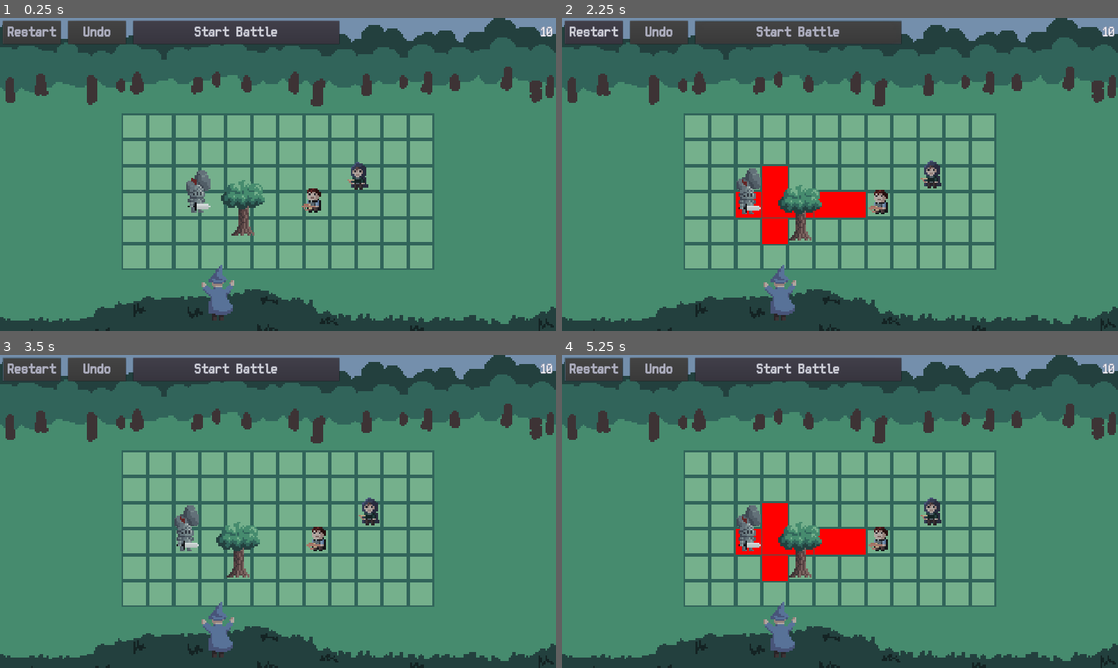
Above: before the commit, frames 1-4 (two rows, left to right).
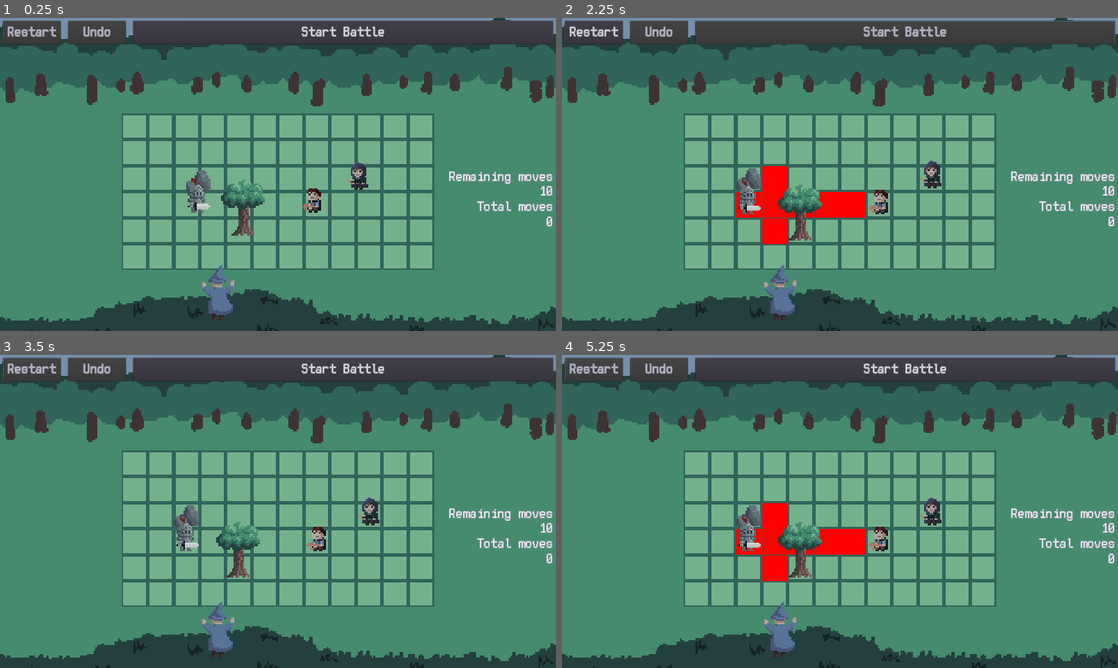
Above: after the commit, the same moments.

Repository: evamb/minijam87
Game: Godot game, scene res://Main.tscn
Two runs of this game, one before a commit and one after it. Both use one fixed random seed, a clock stepped at 60 frames per second and the inputs below. The engine's default icon, where the game draws it, is replaced by a stand-in: a white triangle on a blue panel in a dark square.
Inputs (mouse positions are in pixels of both pictures, inside the frame that each line leads up to):
- Up to frame 1 (0.25 s): no input
- Up to frame 2 (2.25 s): click "Start Battle" at 0.5 s; click "Restart" at 1.25 s; click "Start Battle" at 2 s
- Up to frame 3 (3.5 s): click "Restart" at 2.75 s
- Up to frame 4 (5.25 s): click "Start Battle" at 3.5 s; click "Restart" at 4.25 s; tap Enter (ui_accept) at 5 s; move the mouse to (962, 495) at 5.02 s; click (962, 495) at 5.1 s

The runs differ from the first frame. In frame 1, 2.8% of the frame differs, in the area x 35-100%, y 0-67%; in frame 2, 3.3%; in frame 3, 2.8%; in frame 4, 2.8%.

Commit message:
moves label

Diff:
--- a/Globals.gd
+++ b/Globals.gd
@@ -1,4 +1,17 @@
 extends Node
+
+var _used_mana = {}
+
+
+func set_used_mana(level: int, mana: int) -> void:
+	_used_mana[level] = mana
+
+
+func get_used_mana() -> int:
+	var sum = 0
+	for mana in _used_mana.values():
+		sum += mana
+	return sum
 
 
 func calc_hit_cells(start_cell_pos: Vector2, target_cells: Array, direction: int) -> Array:
--- a/Main.tscn
+++ b/Main.tscn
@@ -32,77 +32,62 @@
 }
 
 [node name="GridCell" parent="Grid" instance=ExtResource( 3 )]
-modulate = Color( 1, 1, 1, 0 )
 position = Vector2( -495, -225 )
 scale = Vector2( 1.375, 1.375 )
 
 [node name="GridCell2" parent="Grid" instance=ExtResource( 3 )]
-modulate = Color( 1, 1, 1, 0 )
 position = Vector2( -495, -135 )
 scale = Vector2( 1.375, 1.375 )
 
 [node name="GridCell3" parent="Grid" instance=ExtResource( 3 )]
-modulate = Color( 1, 1, 1, 0 )
 position = Vector2( -495, -45 )
 scale = Vector2( 1.375, 1.375 )
 
 [node name="GridCell4" parent="Grid" instance=ExtResource( 3 )]
-modulate = Color( 1, 1, 1, 0 )
 position = Vector2( -495, 45 )
 scale = Vector2( 1.375, 1.375 )
 
 [node name="GridCell5" parent="Grid" instance=ExtResource( 3 )]
-modulate = Color( 1, 1, 1, 0 )
 position = Vector2( -495, 135 )
 scale = Vector2( 1.375, 1.375 )
 
 [node name="GridCell6" parent="Grid" instance=ExtResource( 3 )]
-modulate = Color( 1, 1, 1, 0 )
 position = Vector2( -495, 225 )
 scale = Vector2( 1.375, 1.375 )
 
 [node name="GridCell7" parent="Grid" instance=ExtResource( 3 )]
-modulate = Color( 1, 1, 1, 0 )
 position = Vector2( -405, -225 )
 scale = Vector2( 1.375, 1.375 )
 
 [node name="GridCell8" parent="Grid" instance=ExtResource( 3 )]
-modulate = Color( 1, 1, 1, 0 )
 position = Vector2( -405, -135 )
 scale = Vector2( 1.375, 1.375 )
 
 [node name="GridCell9" parent="Grid" instance=ExtResource( 3 )]
-modulate = Color( 1, 1, 1, 0 )
 position = Vector2( -405, -45 )
 scale = Vector2( 1.375, 1.375 )
 
 [node name="GridCell10" parent="Grid" instance=ExtResource( 3 )]
-modulate = Color( 1, 1, 1, 0 )
 position = Vector2( -405, 45 )
 scale = Vector2( 1.375, 1.375 )
 
 [node name="GridCell11" parent="Grid" instance=ExtResource( 3 )]
-modulate = Color( 1, 1, 1, 0 )
 position = Vector2( -405, 135 )
 scale = Vector2( 1.375, 1.375 )
 
 [node name="GridCell12" parent="Grid" instance=ExtResource( 3 )]
-modulate = Color( 1, 1, 1, 0 )
 position = Vector2( -405, 225 )
 scale = Vector2( 1.375, 1.375 )
 
 [node name="GridCell13" parent="Grid" instance=ExtResource( 3 )]
-modulate = Color( 1, 1, 1, 0 )
 position = Vector2( -315, -225 )
 scale = Vector2( 1.375, 1.375 )
 
 [node name="GridCell14" parent="Grid" instance=ExtResource( 3 )]
-modulate = Color( 1, 1, 1, 0 )
 position = Vector2( -315, -135 )
 scale = Vector2( 1.375, 1.375 )
 
 [node name="GridCell15" parent="Grid" instance=ExtResource( 3 )]
-modulate = Color( 1, 1, 1, 0 )
 position = Vector2( -315, -45 )
 scale = Vector2( 1.375, 1.375 )
 
@@ -110,7 +95,6 @@
 position = Vector2( -315, -45 )
 
 [node name="GridCell16" parent="Grid" instance=ExtResource( 3 )]
-modulate = Color( 1, 1, 1, 0 )
 position = Vector2( -315, 45 )
 scale = Vector2( 1.375, 1.375 )
 
@@ -119,67 +103,54 @@
 z_index = 1
 
 [node name="GridCell17" parent="Grid" instance=ExtResource( 3 )]
-modulate = Color( 1, 1, 1, 0 )
 position = Vector2( -315, 135 )
 scale = Vector2( 1.375, 1.375 )
 
 [node name="GridCell18" parent="Grid" instance=ExtResource( 3 )]
-modulate = Color( 1, 1, 1, 0 )
 position = Vector2( -315, 225 )
 scale = Vector2( 1.375, 1.375 )
 
 [node name="GridCell19" parent="Grid" instance=ExtResource( 3 )]
-modulate = Color( 1, 1, 1, 0 )
 position = Vector2( -225, -225 )
 scale = Vector2( 1.375, 1.375 )
 
 [node name="GridCell20" parent="Grid" instance=ExtResource( 3 )]
-modulate = Color( 1, 1, 1, 0 )
 position = Vector2( -225, -135 )
 scale = Vector2( 1.375, 1.375 )
 
 [node name="GridCell21" parent="Grid" instance=ExtResource( 3 )]
-modulate = Color( 1, 1, 1, 0 )
 position = Vector2( -225, -45 )
 scale = Vector2( 1.375, 1.375 )
 
 [node name="GridCell22" parent="Grid" instance=ExtResource( 3 )]
-modulate = Color( 1, 1, 1, 0 )
 position = Vector2( -225, 45 )
 scale = Vector2( 1.375, 1.375 )
 
 [node name="GridCell23" parent="Grid" instance=ExtResource( 3 )]
-modulate = Color( 1, 1, 1, 0 )
 position = Vector2( -225, 135 )
 scale = Vector2( 1.375, 1.375 )
 
 [node name="GridCell24" parent="Grid" instance=ExtResource( 3 )]
-modulate = Color( 1, 1, 1, 0 )
 position = Vector2( -225, 225 )
 scale = Vector2( 1.375, 1.375 )
 
 [node name="GridCell25" parent="Grid" instance=ExtResource( 3 )]
-modulate = Color( 1, 1, 1, 0 )
 position = Vector2( -135, -225 )
 scale = Vector2( 1.375, 1.375 )
 
 [node name="GridCell26" parent="Grid" instance=ExtResource( 3 )]
-modulate = Color( 1, 1, 1, 0 )
 position = Vector2( -135, -135 )
 scale = Vector2( 1.375, 1.375 )
 
 [node name="GridCell27" parent="Grid" instance=ExtResource( 3 )]
-modulate = Color( 1, 1, 1, 0 )
 position = Vector2( -135, -45 )
 scale = Vector2( 1.375, 1.375 )
 
 [node name="GridCell28" parent="Grid" instance=ExtResource( 3 )]
-modulate = Color( 1, 1, 1, 0 )
 position = Vector2( -135, 45 )
 scale = Vector2( 1.375, 1.375 )
 
 [node name="GridCell29" parent="Grid" instance=ExtResource( 3 )]
-modulate = Color( 1, 1, 1, 0 )
 position = Vector2( -135, 135 )
 scale = Vector2( 1.375, 1.375 )
 
@@ -187,87 +158,70 @@
 position = Vector2( -135, 135 )
 
 [node name="GridCell30" parent="Grid" instance=ExtResource( 3 )]
-modulate = Color( 1, 1, 1, 0 )
 position = Vector2( -135, 225 )
 scale = Vector2( 1.375, 1.375 )
 
 [node name="GridCell31" parent="Grid" instance=ExtResource( 3 )]
-modulate = Color( 1, 1, 1, 0 )
 position = Vector2( -45, -225 )
 scale = Vector2( 1.375, 1.375 )
 
 [node name="GridCell32" parent="Grid" instance=ExtResource( 3 )]
-modulate = Color( 1, 1, 1, 0 )
 position = Vector2( -45, -135 )
 scale = Vector2( 1.375, 1.375 )
 
 [node name="GridCell33" parent="Grid" instance=ExtResource( 3 )]
-modulate = Color( 1, 1, 1, 0 )
 position = Vector2( -45, -45 )
 scale = Vector2( 1.375, 1.375 )
 
 [node name="GridCell34" parent="Grid" instance=ExtResource( 3 )]
-modulate = Color( 1, 1, 1, 0 )
 position = Vector2( -45, 45 )
 scale = Vector2( 1.375, 1.375 )
 
 [node name="GridCell35" parent="Grid" instance=ExtResource( 3 )]
-modulate = Color( 1, 1, 1, 0 )
 position = Vector2( -45, 135 )
 scale = Vector2( 1.375, 1.375 )
 
 [node name="GridCell36" parent="Grid" instance=ExtResource( 3 )]
-modulate = Color( 1, 1, 1, 0 )
 position = Vector2( -45, 225 )
 scale = Vector2( 1.375, 1.375 )
 
 [node name="GridCell37" parent="Grid" instance=ExtResource( 3 )]
-modulate = Color( 1, 1, 1, 0 )
 position = Vector2( 45, -225 )
 scale = Vector2( 1.375, 1.375 )
 
 [node name="GridCell38" parent="Grid" instance=ExtResource( 3 )]
-modulate = Color( 1, 1, 1, 0 )
 position = Vector2( 45, -135 )
 scale = Vector2( 1.375, 1.375 )
 
 [node name="GridCell39" parent="Grid" instance=ExtResource( 3 )]
-modulate = Color( 1, 1, 1, 0 )
 position = Vector2( 45, -45 )
 scale = Vector2( 1.375, 1.375 )
 
 [node name="GridCell40" parent="Grid" instance=ExtResource( 3 )]
-modulate = Color( 1, 1, 1, 0 )
 position = Vector2( 45, 45 )
 scale = Vector2( 1.375, 1.375 )
 
 [node name="GridCell41" parent="Grid" instance=ExtResource( 3 )]
-modulate = Color( 1, 1, 1, 0 )
 position = Vector2( 45, 135 )
 scale = Vector2( 1.375, 1.375 )
 
 [node name="GridCell42" parent="Grid" instance=ExtResource( 3 )]
-modulate = Color( 1, 1, 1, 0 )
 position = Vector2( 45, 225 )
 scale = Vector2( 1.375, 1.375 )
 
 [node name="GridCell43" parent="Grid" instance=ExtResource( 3 )]
-modulate = Color( 1, 1, 1, 0 )
 position = Vector2( 135, -225 )
 scale = Vector2( 1.375, 1.375 )
 
 [node name="GridCell44" parent="Grid" instance=ExtResource( 3 )]
-modulate = Color( 1, 1, 1, 0 )
 position = Vector2( 135, -135 )
 scale = Vector2( 1.375, 1.375 )
 
 [node name="GridCell45" parent="Grid" instance=ExtResource( 3 )]
-modulate = Color( 1, 1, 1, 0 )
 position = Vector2( 135, -45 )
 scale = Vector2( 1.375, 1.375 )
 
 [node name="GridCell46" parent="Grid" instance=ExtResource( 3 )]
-modulate = Color( 1, 1, 1, 0 )
 position = Vector2( 135, 45 )
 scale = Vector2( 1.375, 1.375 )
 
@@ -276,57 +230,46 @@
 z_index = 1
 
 [node name="GridCell47" parent="Grid" instance=ExtResource( 3 )]
-modulate = Color( 1, 1, 1, 0 )
 position = Vector2( 135, 135 )
 scale = Vector2( 1.375, 1.375 )
 
 [node name="GridCell48" parent="Grid" instance=ExtResource( 3 )]
-modulate = Color( 1, 1, 1, 0 )
 position = Vector2( 135, 225 )
 scale = Vector2( 1.375, 1.375 )
 
 [node name="GridCell49" parent="Grid" instance=ExtResource( 3 )]
-modulate = Color( 1, 1, 1, 0 )
 position = Vector2( 225, -225 )
 scale = Vector2( 1.375, 1.375 )
 
 [node name="GridCell50" parent="Grid" instance=ExtResource( 3 )]
-modulate = Color( 1, 1, 1, 0 )
 position = Vector2( 225, -135 )
 scale = Vector2( 1.375, 1.375 )
 
 [node name="GridCell51" parent="Grid" instance=ExtResource( 3 )]
-modulate = Color( 1, 1, 1, 0 )
 position = Vector2( 225, -45 )
 scale = Vector2( 1.375, 1.375 )
 
 [node name="GridCell52" parent="Grid" instance=ExtResource( 3 )]
-modulate = Color( 1, 1, 1, 0 )
 position = Vector2( 225, 45 )
 scale = Vector2( 1.375, 1.375 )
 
 [node name="GridCell53" parent="Grid" instance=ExtResource( 3 )]
-modulate = Color( 1, 1, 1, 0 )
 position = Vector2( 225, 135 )
 scale = Vector2( 1.375, 1.375 )
 
 [node name="GridCell54" parent="Grid" instance=ExtResource( 3 )]
-modulate = Color( 1, 1, 1, 0 )
 position = Vector2( 225, 225 )
 scale = Vector2( 1.375, 1.375 )
 
 [node name="GridCell55" parent="Grid" instance=ExtResource( 3 )]
-modulate = Color( 1, 1, 1, 0 )
 position = Vector2( 315, -225 )
 scale = Vector2( 1.375, 1.375 )
 
 [node name="GridCell56" parent="Grid" instance=ExtResource( 3 )]
-modulate = Color( 1, 1, 1, 0 )
 position = Vector2( 315, -135 )
 scale = Vector2( 1.375, 1.375 )
 
 [node name="GridCell57" parent="Grid" instance=ExtResource( 3 )]
-modulate = Color( 1, 1, 1, 0 )
 position = Vector2( 315, -45 )
 scale = Vector2( 1.375, 1.375 )
 
@@ -335,77 +278,62 @@
 z_index = 1
 
 [node name="GridCell58" parent="Grid" instance=ExtResource( 3 )]
-modulate = Color( 1, 1, 1, 0 )
 position = Vector2( 315, 45 )
 scale = Vector2( 1.375, 1.375 )
 
 [node name="GridCell59" parent="Grid" instance=ExtResource( 3 )]
-modulate = Color( 1, 1, 1, 0 )
 position = Vector2( 315, 135 )
 scale = Vector2( 1.375, 1.375 )
 
 [node name="GridCell60" parent="Grid" instance=ExtResource( 3 )]
-modulate = Color( 1, 1, 1, 0 )
 position = Vector2( 315, 225 )
 scale = Vector2( 1.375, 1.375 )
 
 [node name="GridCell61" parent="Grid" instance=ExtResource( 3 )]
-modulate = Color( 1, 1, 1, 0 )
 position = Vector2( 405, -225 )
 scale = Vector2( 1.375, 1.375 )
 
 [node name="GridCell62" parent="Grid" instance=ExtResource( 3 )]
-modulate = Color( 1, 1, 1, 0 )
 position = Vector2( 405, -135 )
 scale = Vector2( 1.375, 1.375 )
 
 [node name="GridCell63" parent="Grid" instance=ExtResource( 3 )]
-modulate = Color( 1, 1, 1, 0 )
 position = Vector2( 405, -45 )
 scale = Vector2( 1.375, 1.375 )
 
 [node name="GridCell64" parent="Grid" instance=ExtResource( 3 )]
-modulate = Color( 1, 1, 1, 0 )
 position = Vector2( 405, 45 )
 scale = Vector2( 1.375, 1.375 )
 
 [node name="GridCell65" parent="Grid" instance=ExtResource( 3 )]
-modulate = Color( 1, 1, 1, 0 )
 position = Vector2( 405, 135 )
 scale = Vector2( 1.375, 1.375 )
 
 [node name="GridCell66" parent="Grid" instance=ExtResource( 3 )]
-modulate = Color( 1, 1, 1, 0 )
 position = Vector2( 405, 225 )
 scale = Vector2( 1.375, 1.375 )
 
 [node name="GridCell67" parent="Grid" instance=ExtResource( 3 )]
-modulate = Color( 1, 1, 1, 0 )
 position = Vector2( 495, -225 )
 scale = Vector2( 1.375, 1.375 )
 
 [node name="GridCell68" parent="Grid" instance=ExtResource( 3 )]
-modulate = Color( 1, 1, 1, 0 )
 position = Vector2( 495, -135 )
 scale = Vector2( 1.375, 1.375 )
 
 [node name="GridCell69" parent="Grid" instance=ExtResource( 3 )]
-modulate = Color( 1, 1, 1, 0 )
 position = Vector2( 495, -45 )
 scale = Vector2( 1.375, 1.375 )
 
 [node name="GridCell70" parent="Grid" instance=ExtResource( 3 )]
-modulate = Color( 1, 1, 1, 0 )
 position = Vector2( 495, 45 )
 scale = Vector2( 1.375, 1.375 )
 
 [node name="GridCell71" parent="Grid" instance=ExtResource( 3 )]
-modulate = Color( 1, 1, 1, 0 )
 position = Vector2( 495, 135 )
 scale = Vector2( 1.375, 1.375 )
 
 [node name="GridCell72" parent="Grid" instance=ExtResource( 3 )]
-modulate = Color( 1, 1, 1, 0 )
 position = Vector2( 495, 225 )
 scale = Vector2( 1.375, 1.375 )
 
@@ -416,10 +344,36 @@
 [node name="IngameUI" parent="CanvasLayer" instance=ExtResource( 5 )]
 margin_bottom = 90.0
 
+[node name="VBoxContainer" parent="CanvasLayer/IngameUI" index="0"]
+margin_bottom = 1160.0
+
+[node name="HBoxContainer2" parent="CanvasLayer/IngameUI/VBoxContainer" index="1"]
+margin_bottom = 1150.0
+
+[node name="VBoxContainer" parent="CanvasLayer/IngameUI/VBoxContainer/HBoxContainer2" index="0"]
+margin_bottom = 1066.0
+
+[node name="LabelRemaining" parent="CanvasLayer/IngameUI/VBoxContainer/HBoxContainer2/VBoxContainer" index="0"]
+margin_top = 425.0
+margin_bottom = 476.0
+
+[node name="Mana" parent="CanvasLayer/IngameUI/VBoxContainer/HBoxContainer2/VBoxContainer" index="1"]
+margin_top = 480.0
+margin_bottom = 531.0
+
+[node name="LabelTotal" parent="CanvasLayer/IngameUI/VBoxContainer/HBoxContainer2/VBoxContainer" index="2"]
+margin_top = 535.0
+margin_bottom = 586.0
+
+[node name="TotalManaUsed" parent="CanvasLayer/IngameUI/VBoxContainer/HBoxContainer2/VBoxContainer" index="3"]
+margin_top = 590.0
+margin_bottom = 641.0
+
 [connection signal="can_undo" from="Cursor" to="CanvasLayer/IngameUI" method="_on_Cursor_can_undo"]
 [connection signal="mana_changed" from="Cursor" to="CanvasLayer/IngameUI" method="_on_Cursor_mana_changed"]
-[connection signal="button_up" from="CanvasLayer/IngameUI/HBoxContainer/RestartButton" to="Cursor" method="_on_RestartButton_button_up"]
-[connection signal="button_up" from="CanvasLayer/IngameUI/HBoxContainer/UndoButton" to="Cursor" method="_on_UndoButton_button_up"]
-[connection signal="button_down" from="CanvasLayer/IngameUI/HBoxContainer/StartBattleButton" to="Cursor" method="_on_StartBattleButton_button_down"]
+[connection signal="mana_used_changed" from="Cursor" to="CanvasLayer/IngameUI" method="_on_Cursor_mana_used_changed"]
+[connection signal="button_up" from="CanvasLayer/IngameUI/VBoxContainer/HBoxContainer/RestartButton" to="Cursor" method="_on_RestartButton_button_up"]
+[connection signal="button_up" from="CanvasLayer/IngameUI/VBoxContainer/HBoxContainer/UndoButton" to="Cursor" method="_on_UndoButton_button_up"]
+[connection signal="button_up" from="CanvasLayer/IngameUI/VBoxContainer/HBoxContainer/StartBattleButton" to="Cursor" method="_on_StartBattleButton_button_up"]
 
 [editable path="CanvasLayer/IngameUI"]
--- a/cursor/Cursor.gd
+++ b/cursor/Cursor.gd
@@ -2,18 +2,25 @@
 
 signal can_undo
 signal mana_changed
+signal mana_used_changed
+
+export(int) var level = 0
 
 var _latest_area: GridCell
 var _dragged_area: GridCell
 var _picked_occupant: CellObject
 var _undo_stack: Array
 var _mana = 10
+var _used_mana = 0
+
 
 func _ready() -> void:
 # warning-ignore:return_value_discarded
 	connect("area_entered", self, "_area_entered")
 # warning-ignore:return_value_discarded
 	connect("area_exited", self, "_area_exited")
+	yield(get_tree(), "idle_frame")
+	emit_signal("mana_changed", _mana)
 
 
 func _process(_delta: float) -> void:
@@ -35,13 +42,19 @@
 	emit_signal("mana_changed", mana)
 
 
+func _change_mana(delta: int) -> void:
+	_mana += delta
+	_used_mana -= delta
+	emit_signal("mana_used_changed", _used_mana)
+
+
 func _undo() -> void:
 	_reset_grid_cell_alpha()
 	var fromTo = _undo_stack.pop_back()
 	if fromTo:
 		var occupant = fromTo[1].pick_occupant()
 		fromTo[0].set_occupant(occupant)
-		_mana += _get_mana_cost(fromTo[0], fromTo[1])
+		_change_mana(_get_mana_cost(fromTo[0], fromTo[1]))
 		_notify_mana(_mana)
 
 	if _undo_stack.size() == 0:
@@ -63,7 +76,7 @@
 	else:
 		_latest_area.set_occupant(_picked_occupant)
 		_undo_stack.append([_dragged_area, _latest_area])
-		_mana -= cost
+		_change_mana(-cost)
 		emit_signal("can_undo", true)
 	_notify_mana(_mana)
 	if _latest_area:
@@ -115,12 +128,15 @@
 
 
 func _on_RestartButton_button_up() -> void:
+	Globals.set_used_mana(level, 0)
 	while _undo_stack.size() > 0:
 		_undo()
 		yield(get_tree().create_timer(0.1), "timeout")
 	_reset_grid_cell_alpha()
+	emit_signal("can_undo", false)
 
 
-func _on_StartBattleButton_button_down() -> void:
+func _on_StartBattleButton_button_up() -> void:
 	for soldier in get_tree().get_nodes_in_group("soldiers"):
 		soldier.execute_attack()
+	Globals.set_used_mana(level, _used_mana)
--- a/ui/IngameUI.gd
+++ b/ui/IngameUI.gd
@@ -1,14 +1,16 @@
 extends MarginContainer
 
-onready var _undo_button = $HBoxContainer/UndoButton
-onready var _restart_button = $HBoxContainer/RestartButton
-onready var _start_battle_button = $HBoxContainer/StartBattleButton
-onready var _mana_label = $HBoxContainer/Mana
+onready var _undo_button = $VBoxContainer/HBoxContainer/UndoButton
+onready var _restart_button = $VBoxContainer/HBoxContainer/RestartButton
+onready var _start_battle_button = $VBoxContainer/HBoxContainer/StartBattleButton
+onready var _mana_label = $VBoxContainer/HBoxContainer2/VBoxContainer/Mana
+onready var _total_mana_label = $VBoxContainer/HBoxContainer2/VBoxContainer/TotalManaUsed
 
 
 func _ready() -> void:
 	_undo_button.disabled = true
 	_restart_button.disabled = true
+	_total_mana_label.text = str(Globals.get_used_mana())
 
 
 func _on_Cursor_can_undo(enabled: bool) -> void:
@@ -32,3 +34,7 @@
 
 func _on_UndoButton_button_up() -> void:
 	_start_battle_button.disabled = false
+
+
+func _on_Cursor_mana_used_changed(mana: int) -> void:
+	_total_mana_label.text = str(Globals.get_used_mana() + mana)
--- a/ui/IngameUI.tscn
+++ b/ui/IngameUI.tscn
@@ -5,7 +5,7 @@
 
 [node name="IngameUI" type="MarginContainer"]
 anchor_right = 1.0
-margin_bottom = 80.0
+anchor_bottom = 1.0
 custom_constants/margin_right = 10
 custom_constants/margin_top = 10
 custom_constants/margin_left = 10
@@ -15,18 +15,22 @@
 "_edit_use_anchors_": false
 }
 
-[node name="HBoxContainer" type="HBoxContainer" parent="."]
+[node name="VBoxContainer" type="VBoxContainer" parent="."]
 margin_left = 10.0
 margin_top = 10.0
 margin_right = 1910.0
-margin_bottom = 90.0
+margin_bottom = 1070.0
+
+[node name="HBoxContainer" type="HBoxContainer" parent="VBoxContainer"]
+margin_right = 1900.0
+margin_bottom = 80.0
 custom_constants/separation = 25
 alignment = 1
 __meta__ = {
 "_edit_use_anchors_": false
 }
 
-[node name="RestartButton" type="Button" parent="HBoxContainer"]
+[node name="RestartButton" type="Button" parent="VBoxContainer/HBoxContainer"]
 margin_right = 200.0
 margin_bottom = 80.0
 rect_min_size = Vector2( 200, 80 )
@@ -34,7 +38,7 @@
 shortcut_in_tooltip = false
 text = "Restart"
 
-[node name="UndoButton" type="Button" parent="HBoxContainer"]
+[node name="UndoButton" type="Button" parent="VBoxContainer/HBoxContainer"]
 margin_left = 225.0
 margin_right = 425.0
 margin_bottom = 80.0
@@ -43,9 +47,9 @@
 shortcut_in_tooltip = false
 text = "Undo"
 
-[node name="StartBattleButton" type="Button" parent="HBoxContainer"]
+[node name="StartBattleButton" type="Button" parent="VBoxContainer/HBoxContainer"]
 margin_left = 450.0
-margin_right = 1162.0
+margin_right = 1900.0
 margin_bottom = 80.0
 rect_min_size = Vector2( 200, 80 )
 size_flags_horizontal = 3
@@ -53,17 +57,57 @@
 shortcut_in_tooltip = false
 text = "Start Battle"
 
-[node name="Mana" type="Label" parent="HBoxContainer"]
-margin_left = 1187.0
-margin_top = 14.0
+[node name="HBoxContainer2" type="HBoxContainer" parent="VBoxContainer"]
+margin_top = 84.0
 margin_right = 1900.0
-margin_bottom = 65.0
+margin_bottom = 1060.0
+size_flags_horizontal = 3
+size_flags_vertical = 3
+alignment = 2
+
+[node name="VBoxContainer" type="VBoxContainer" parent="VBoxContainer/HBoxContainer2"]
+margin_left = 1525.0
+margin_right = 1900.0
+margin_bottom = 976.0
+alignment = 1
+
+[node name="LabelRemaining" type="Label" parent="VBoxContainer/HBoxContainer2/VBoxContainer"]
+margin_top = 380.0
+margin_right = 375.0
+margin_bottom = 431.0
+custom_fonts/font = ExtResource( 1 )
+text = "Remaining moves"
+align = 2
+valign = 1
+
+[node name="Mana" type="Label" parent="VBoxContainer/HBoxContainer2/VBoxContainer"]
+margin_top = 435.0
+margin_right = 375.0
+margin_bottom = 486.0
 size_flags_horizontal = 3
 custom_fonts/font = ExtResource( 1 )
 text = "10"
 align = 2
 valign = 1
 
-[connection signal="button_up" from="HBoxContainer/RestartButton" to="." method="_on_RestartButton_button_up"]
-[connection signal="button_up" from="HBoxContainer/UndoButton" to="." method="_on_UndoButton_button_up"]
-[connection signal="button_up" from="HBoxContainer/StartBattleButton" to="." method="_on_StartBattleButton_button_up"]
+[node name="LabelTotal" type="Label" parent="VBoxContainer/HBoxContainer2/VBoxContainer"]
+margin_top = 490.0
+margin_right = 375.0
+margin_bottom = 541.0
+custom_fonts/font = ExtResource( 1 )
+text = "Total moves"
+align = 2
+valign = 1
+
+[node name="TotalManaUsed" type="Label" parent="VBoxContainer/HBoxContainer2/VBoxContainer"]
+margin_top = 545.0
+margin_right = 375.0
+margin_bottom = 596.0
+custom_fonts/font = ExtResource( 1 )
+text = "50"
+align = 2
+valign = 1
+
+[connection signal="button_up" from="VBoxContainer/HBoxContainer/RestartButton" to="." method="_on_RestartButton_button_up"]
+[connection signal="button_up" from="VBoxContainer/HBoxContainer/UndoButton" to="." method="_on_UndoButton_button_up"]
+[connection signal="button_up" from="VBoxContainer/HBoxContainer/StartBattleButton" to="." method="_on_StartBattleButton_button_up"]
